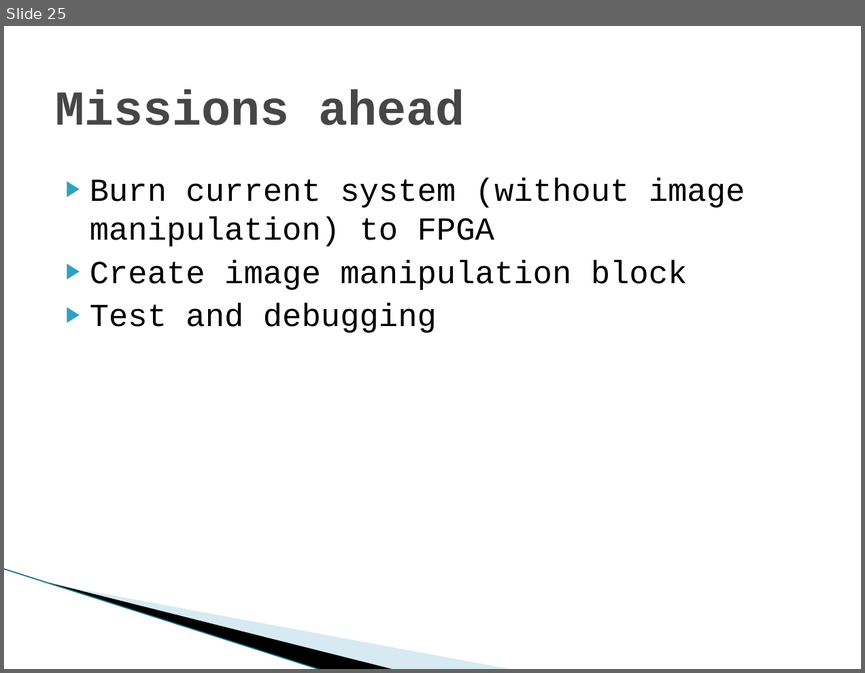
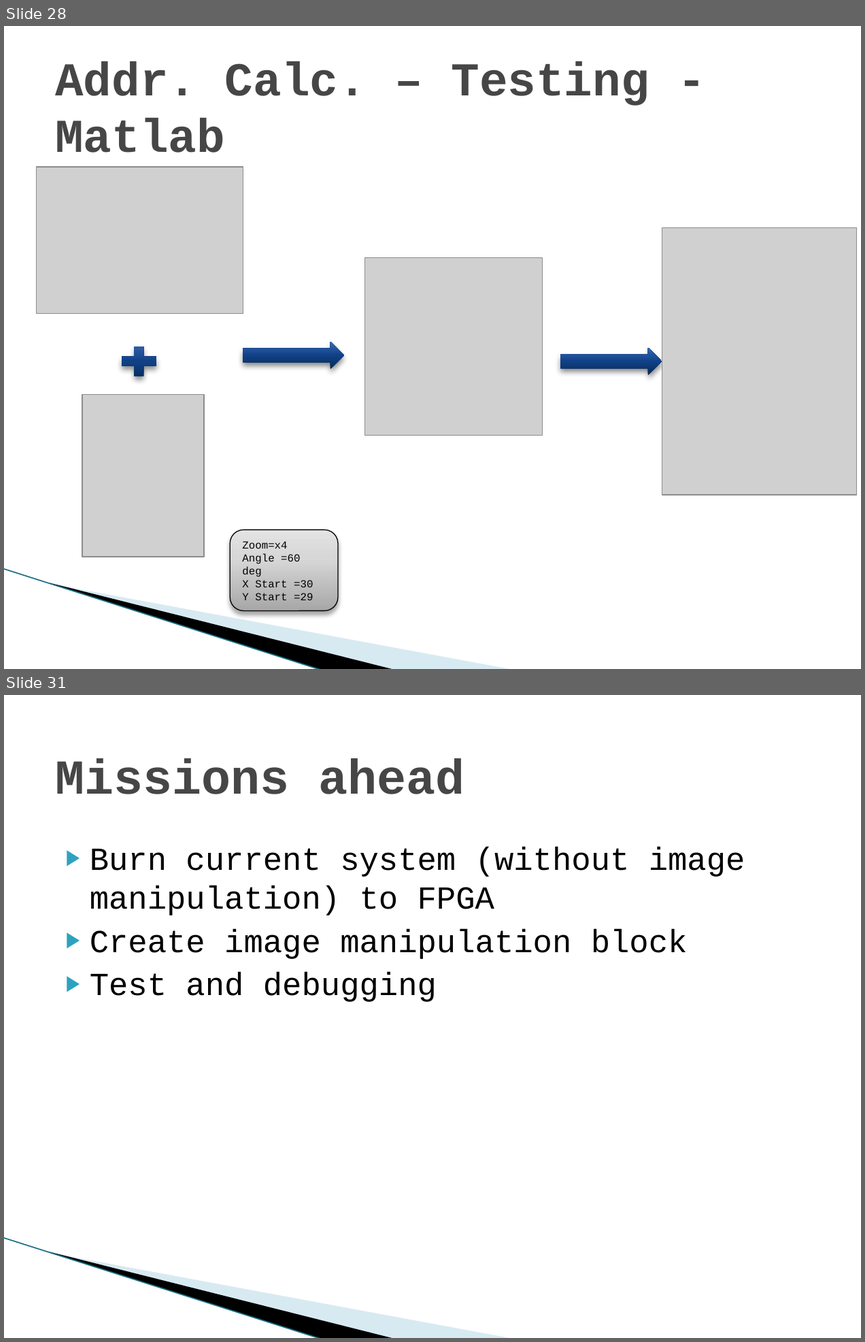
Before and after one commit to shizzz88/image-rotation-technion-ee, a slide deck: Presentation/Final_part_A_Presentation.pptx. Shown one above the other, each under a label of ours: slide 25 before the commit, slides 28 and 31 after it; the slides between them are not shown. The pictures are 865x673 and 865x1342 pixels, drawn with LibreOffice and Linux fonts; fonts in the diff are those of the drawing; grey boxes stand for pictures; background and template pictures are left out. Boxes give left, top, right and bottom in pixels: in the first picture for what was removed or moved away, otherwise in the second. Text is boxed around its words. In the diff, an @@ line names an element or a change of style, - is before the commit and + after.

```diff
--- a/Presentation/Final_part_A_Presentation.pptx
+++ b/Presentation/Final_part_A_Presentation.pptx
@@ slide 28 added at (x1=4, y1=26, x2=861, y2=669), background #FFFFFF; not listed: 3 template elements that a slide beside it also shows @@
@@ title added at (x1=55, y1=61, x2=649, y2=152), 39.6 pt, text #464646, bold @@
+Addr. Calc. – Testing - Matlab
@@ picture added at (x1=36, y1=167, x2=242, y2=313) @@
@@ picture added at (x1=662, y1=227, x2=857, y2=494) @@
@@ picture added at (x1=364, y1=257, x2=542, y2=435) @@
@@ plus sign added at (x1=116, y1=342, x2=162, y2=381), fill gradient #072956 to #104288 to #205199 to #3D6BB9 @@
@@ right arrow added at (x1=243, y1=342, x2=344, y2=369), fill gradient #072956 to #104288 to #205199 to #3D6BB9 @@
@@ right arrow added at (x1=561, y1=347, x2=662, y2=375), fill gradient #072956 to #104288 to #205199 to #3D6BB9 @@
@@ picture added at (x1=82, y1=395, x2=204, y2=556) @@
@@ rounded rectangle added at (x1=230, y1=530, x2=338, y2=610), fill gradient #A7A7A7 to #D8D8D8 to #E4E4E4, outline #000000 0.75 pt, 9 pt, text #000000 @@
+Zoom=x4
+Angle =60 deg
+X Start =30
+Y Start =29
@@ what was slide 25 is now slide 31 @@
```
Also in this commit, not shown: 3 slides changed, 5 other slides added, 2 other files.
